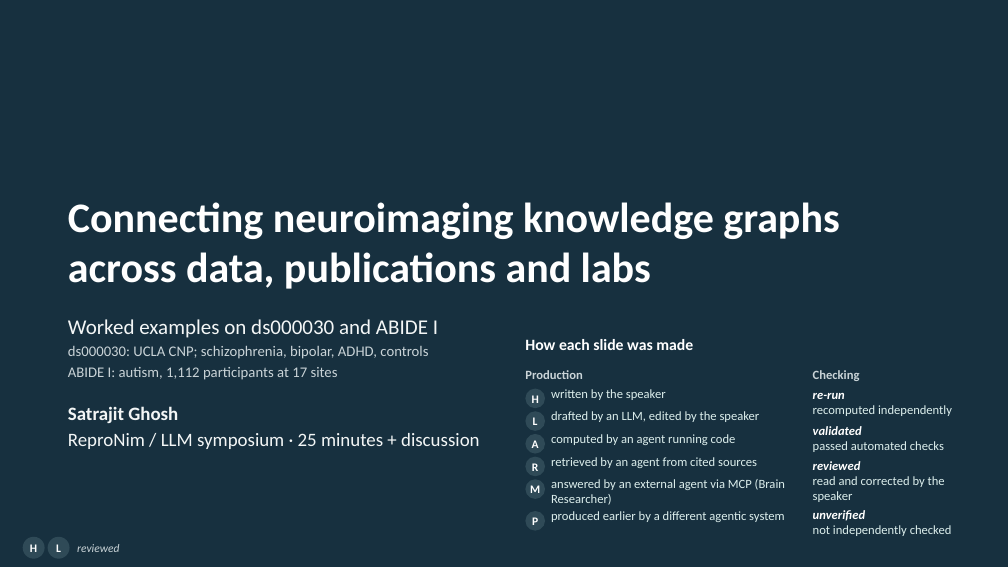
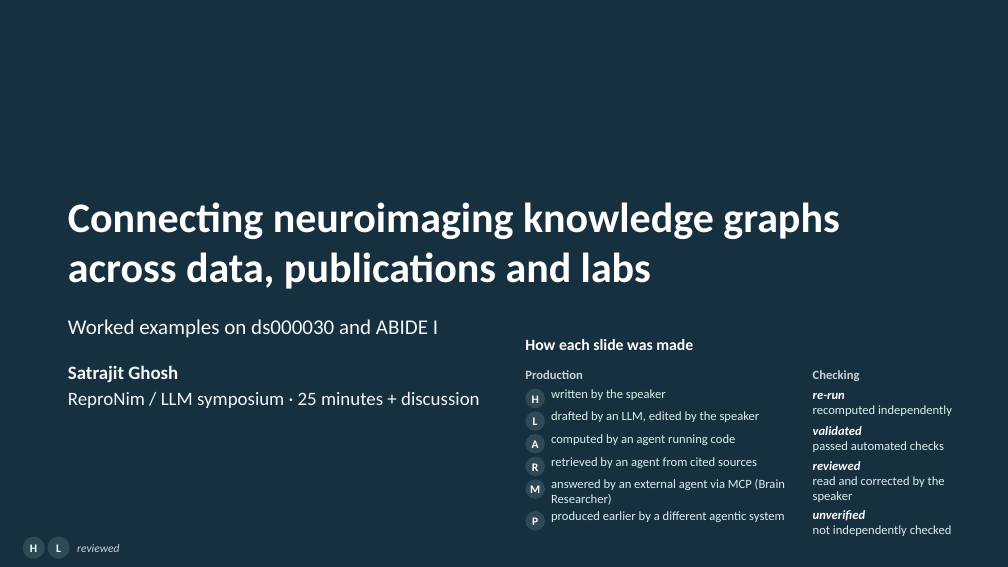
Before and after one commit to ReproNim/llm-workshop-kg, a slide deck: slide 1 of slides/Knowledge_Graphs_Skills_Neuroimaging_v4.pptx. Drawn at 1008x567 pixels with LibreOffice and Linux fonts; fonts in the diff are those of the drawing. Boxes give left, top, right and bottom in pixels: in the first picture for what was removed or moved away, otherwise in the second. Text is boxed around its words. In the diff, an @@ line names an element or a change of style, - is before the commit and + after.

```diff
--- a/slides/Knowledge_Graphs_Skills_Neuroimaging_v4.pptx
+++ b/slides/Knowledge_Graphs_Skills_Neuroimaging_v4.pptx
@@ text at bbox=[68, 346, 428, 380]: paragraphs removed @@
-ds000030: UCLA CNP; schizophrenia, bipolar, ADHD, controls
-ABIDE I: autism, 1,112 participants at 17 sites
```
Also in this commit, not shown: 53 other slides changed, 2 slides added, 2 slides removed, 1 other file.
